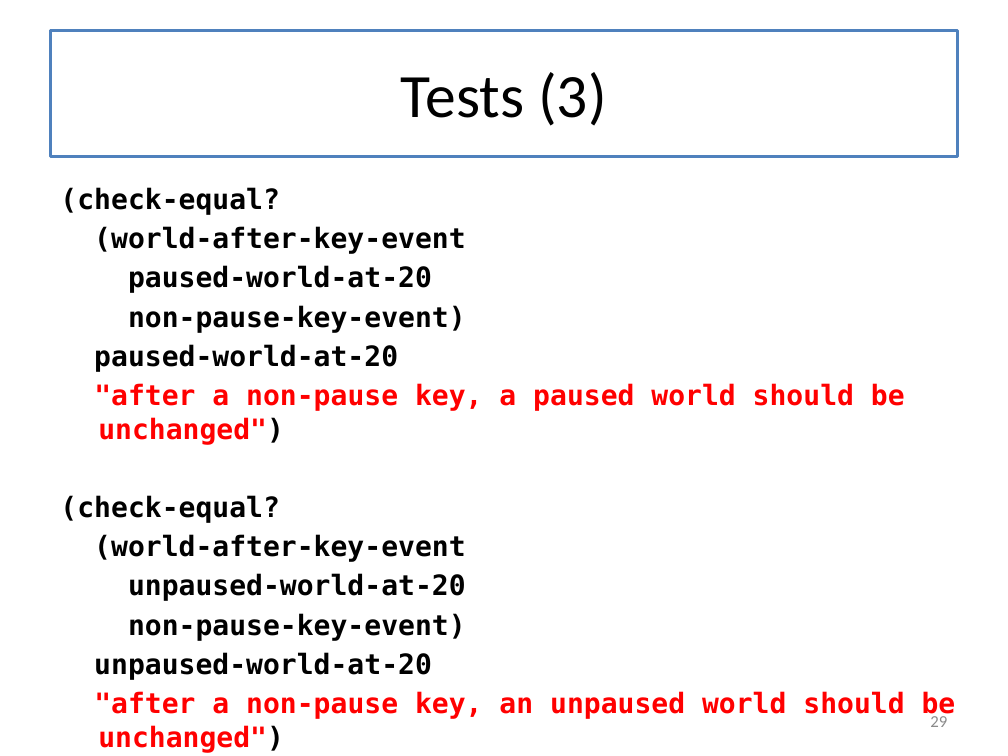
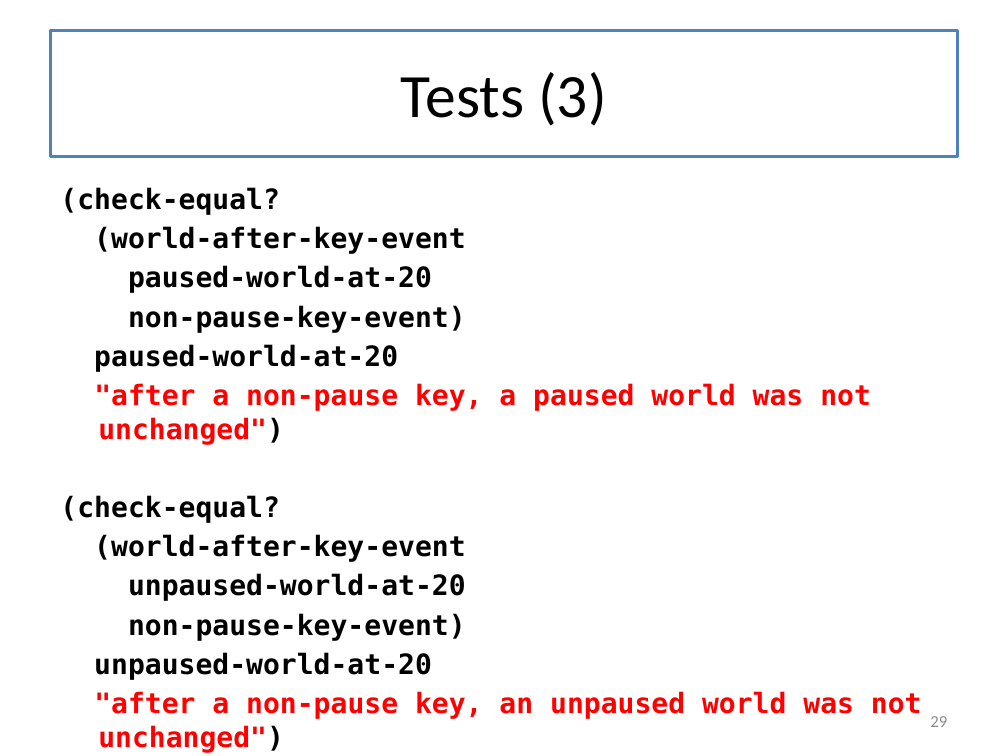
Before and after one commit to mwand/cs5010f16, a slide deck: slide 29 of Slides/Lesson 3.1 Introduction to Universe Programs.pptx. Drawn at 1008x756 pixels with LibreOffice and Linux fonts; fonts in the diff are those of the drawing. Boxes give left, top, right and bottom in pixels: in the first picture for what was removed or moved away, otherwise in the second. Text is boxed around its words. In the diff, an @@ line names an element or a change of style, - is before the commit and + after.

```diff
--- a/Slides/Lesson 3.1 Introduction to Universe Programs.pptx
+++ b/Slides/Lesson 3.1 Introduction to Universe Programs.pptx
@@ text at box(94, 383, 871, 445): text changed @@
-"after a non-pause key, a paused world should be unchanged")
+"after a non-pause key, a paused world was not unchanged")
@@ text at box(94, 691, 922, 753): text changed @@
-"after a non-pause key, an unpaused world should be unchanged")
+"after a non-pause key, an unpaused world was not unchanged")
```
Also in this commit, not shown: 3 other slides changed, 7 other files.
